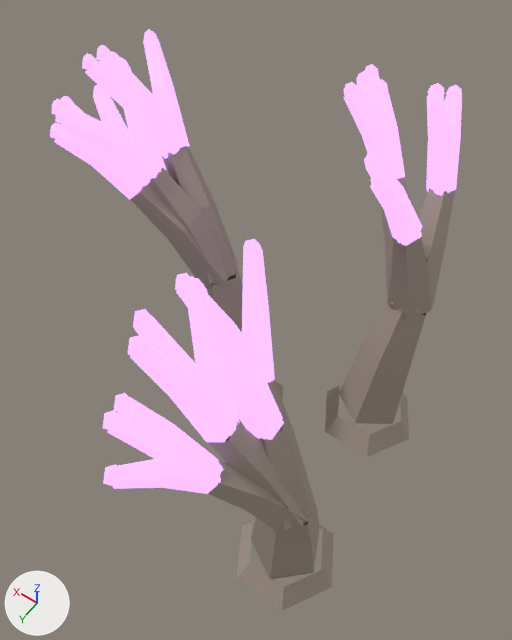
An edit to the Blender file assets/models/glowing_mushroom/blender/coral_v03.blend, drawn before and after from the same camera.
The view is the same before and after, from a 50 mm lens placed at (-0.387, 0.73, 1.638), pointed at (0.154, -0.028, 0.448). Lighting does not change. The marker at lower left points along +X, +Y and +Z. The picture after the commit comes second.

Names of what the first picture shows: 'mushroom_coral_flesh_nocol', 'mushroom_coral_glow_nocol'.
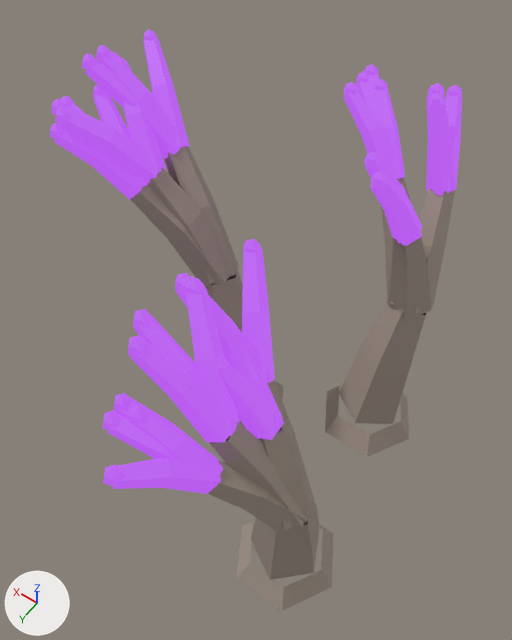
What changed in the scene script:
```text
Change mat_mushroomglow_coral_v03:
    mat_mushroomglow_coral_v03.emission_color: (0.64, 0.34, 1.0) -> (0.449, 0.0816, 0.816)  # purple #d19eff -> purple #b351e9
    mat_mushroomglow_coral_v03.emission_strength: 1.514 -> 1.0
```

Changed parts and their boxes (x1, y1, x2, y2) in the pictures (512 x 640 px):
'mushroom_coral_glow_nocol', recoloured, surface changed (darker): (50, 29, 462, 494) in both
